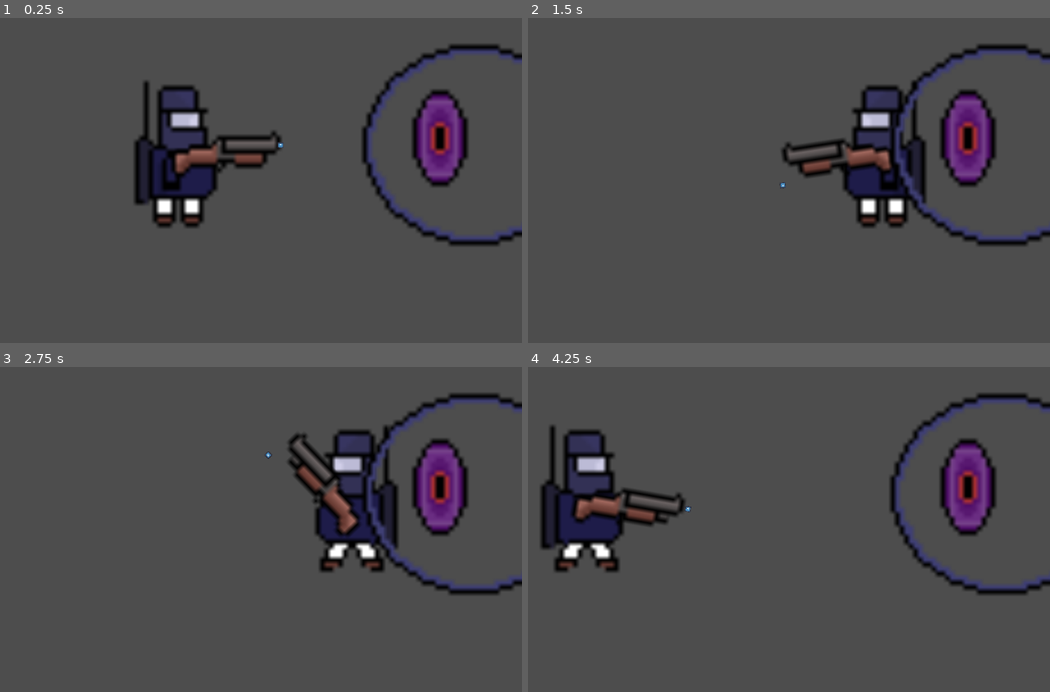
Above: before the commit, frames 1-4 (two rows, left to right).
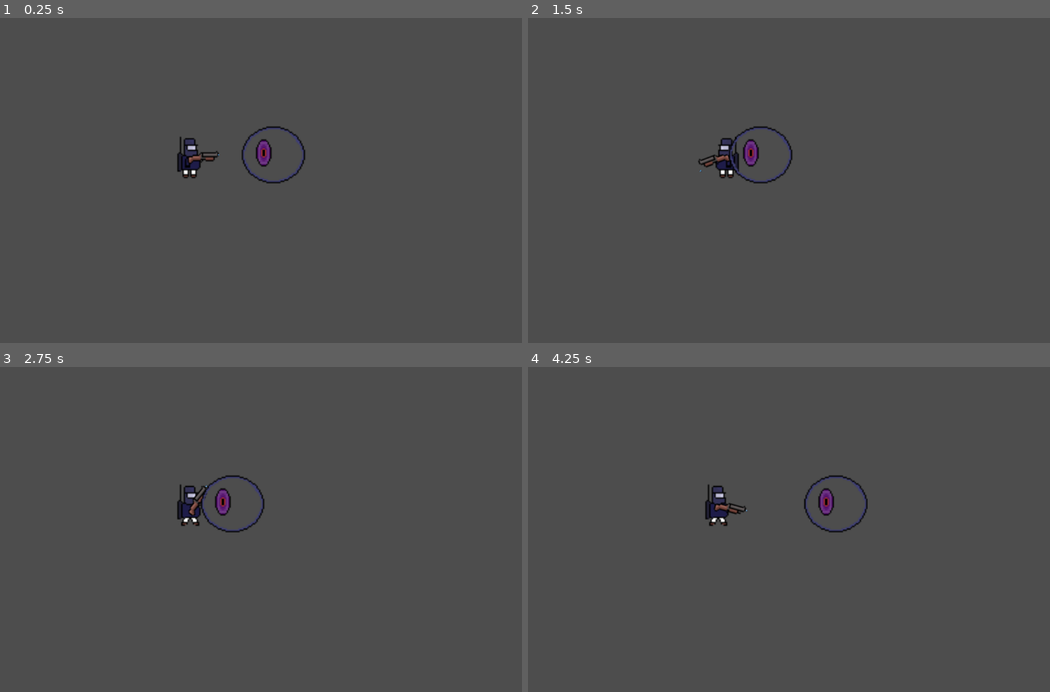
Above: after the commit, the same moments.

Repository: Albertvdw2001/buckshot-bob-gj-1
Game: Godot game, scene res://scenes/main.tscn
Same seed, same stepped clock (60 frames per second), same inputs: the game is played once before the commit and once after it. The engine's default icon, where the game draws it, is replaced by a stand-in: a white triangle on a blue panel in a dark square.
Inputs (mouse positions are in pixels of both pictures, inside the frame that each line leads up to):
- Up to frame 1 (0.25 s): no input
- Up to frame 2 (1.5 s): tap Enter (ui_accept) at 0.5, 0.77 s; move the mouse to (867, 141) at 0.52 s; press the mouse at (867, 141) at 0.53 s; hold Right (ui_right) 0.53-1.25 s; release the mouse at (867, 141) at 1.25 s; drag from (590, 177) to (689, 232) at 1.27 s
- Up to frame 3 (2.75 s): move the mouse to (261, 425) at 2.02 s; press the mouse at (261, 425) at 2.03 s; hold Right (ui_right) from 2.03 s (still down)
- Up to frame 4 (4.25 s): release Right (ui_right) at 2.75 s; release the mouse at (789, 425) at 2.75 s; drag from (689, 581) to (outside the picture) at 2.77 s; move the mouse to (919, 562) at 3.52 s; press the mouse at (919, 562) at 3.53 s; hold Left (ui_left) from 3.53 s (still down); tap Enter (ui_accept) at 3.77 s

The runs differ from the first frame. In frame 1, 11% of the frame differs, in the area x 25-100%, y 8-71%; in frame 2, 11%; in frame 3, 11%; in frame 4, 12%, in the area x 2-100%, y 8-71%.

Commit message:
Moved camera to player for follow cam

Diff:
--- a/scenes/characters/player/space_guy.tscn
+++ b/scenes/characters/player/space_guy.tscn
@@ -85,3 +85,7 @@
 
 [node name="CollisionPolygon2D" type="CollisionPolygon2D" parent="."]
 polygon = PackedVector2Array(-11, -18, 1, -16, 2, -12, 4, -10, 3, -7, 3, -3, 5, -2, 6, 4, 5, 8, 2, 10, -1, 15, -5, 16, -9, 11, -14, 11, -15, 5, -15, -1, -14, -6, -13, -11, -13, -18)
+
+[node name="Camera2D" type="Camera2D" parent="."]
+scale = Vector2(-0.0746129, 0.026453)
+zoom = Vector2(2.265, 2.265)
--- a/scenes/main.tscn
+++ b/scenes/main.tscn
@@ -5,9 +5,6 @@
 
 [node name="Node2D" type="Node2D"]
 
-[node name="Camera2D" type="Camera2D" parent="."]
-zoom = Vector2(8, 8)
-
 [node name="space_guy" parent="." instance=ExtResource("1_ig7tw")]
 
 [node name="Enemy" parent="." instance=ExtResource("2_0wfyh")]
--- a/scenes/weapons/shotgun.gd
+++ b/scenes/weapons/shotgun.gd
@@ -41,6 +41,7 @@
 func shoot_shells():
 	if amount_shells == 1:
 		spawn_shell()
+		return
 	var deg_between_shells = calc_deg_between_shells(amount_shells)
 	var max_angle_offset = 0
 	var min_angle_offset = 0
